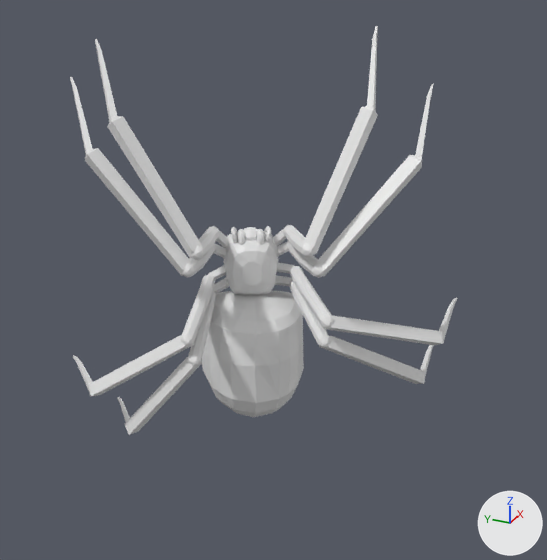
What one commit did to the OBJ model resources/models/Normalized/Insect/m20.obj.
Camera for both pictures: a 50 mm camera at (-1.427, -0.689, 0.76) aimed at (0.005, -0.044, 0.044). The axes (+X, +Y, +Z) are drawn at lower right. The lights are the same throughout. Where no turn or scale is listed for an object, it has been applied to the vertices.

In view in the first picture: 'm20'.
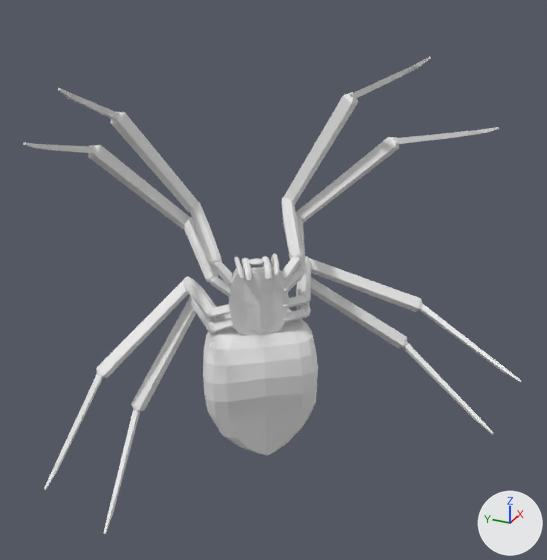
Patch to the scene script:
```diff
--- a/resources/models/Normalized/Insect/m20.obj.py
+++ b/resources/models/Normalized/Insect/m20.obj.py
@@ me_m20 @@
-me_m20.from_pydata(...)  # 5499 vertices, 10682 faces; spans x -0.248..0.481, y -0.417..0.554, z -0.435..0.565
+me_m20.from_pydata(...)  # 5004 vertices, 9699 faces; spans x -0.471..0.297, y -0.6..0.358, z -0.437..0.563
+# me_m20 part 1: the loose piece of 394 vertices spanning x 0.034..0.101, y 0.065..0.103, z 0.095..0.133 is multiplied about the mesh origin by the matrix ((-0.485, -0.86, -0.011), (-0.86, 0.485, 0.015), (0.007, -0.017, 0.987))
+# me_m20 part 2: the loose piece of 346 vertices spanning x 0.039..0.104, y 0.048..0.089, z 0.079..0.128 is multiplied about the mesh origin by the matrix ((-0.485, -0.86, -0.011), (-0.86, 0.485, 0.015), (0.007, -0.017, 0.987))
+# me_m20 part 3: the loose piece of 346 vertices spanning x 0.059..0.124, y 0.009..0.05, z 0.079..0.128 is multiplied about the mesh origin by the matrix ((-0.485, -0.86, -0.011), (-0.86, 0.485, 0.015), (0.007, -0.017, 0.987))
+# me_m20 part 4: the loose piece of 394 vertices spanning x 0.071..0.135, y -0.004..0.037, z 0.095..0.133 is multiplied about the mesh origin by the matrix ((-0.485, -0.86, -0.011), (-0.86, 0.485, 0.015), (0.007, -0.017, 0.987))
+# me_m20 part 5: the loose piece of 542 vertices spanning x 0.053..0.094, y 0.026..0.065, z 0.096..0.13 is multiplied about the mesh origin by the matrix ((-0.485, -0.86, -0.011), (-0.86, 0.485, 0.015), (0.007, -0.017, 0.987))
+# me_m20 part 6: the loose piece of 74 vertices spanning x -0.197..0.048, y 0.236..0.458, z -0.435..-0.316 is multiplied about the mesh origin by the matrix ((-0.485, -0.86, -0.011), (-0.86, 0.485, 0.015), (0.007, -0.017, 0.987))
+# me_m20 part 7: the loose piece of 45 vertices spanning x -0.211..-0.159, y 0.024..0.233, z 0.16..0.43 is multiplied about the mesh origin by the matrix ((-0.485, -0.86, -0.011), (-0.86, 0.485, 0.015), (0.007, -0.017, 0.987))
+# me_m20 part 8: the loose piece of 74 vertices spanning x -0.234..-0.002, y 0.306..0.554, z -0.296..-0.204 is multiplied about the mesh origin by the matrix ((-0.485, -0.86, -0.011), (-0.86, 0.485, 0.015), (0.007, -0.017, 0.987))
+# me_m20 part 9: the loose piece of 48 vertices spanning x -0.09..0.121, y -0.339..-0.171, z 0.111..0.342 is multiplied about the mesh origin by the matrix ((-0.485, -0.86, -0.011), (-0.86, 0.485, 0.015), (0.007, -0.017, 0.987))
+# me_m20 part 10: the loose piece of 58 vertices spanning x 0.105..0.133, y -0.047..0.013, z 0.049..0.095 is multiplied about the mesh origin by the matrix ((-0.485, -0.86, -0.011), (-0.86, 0.485, 0.015), (0.007, -0.017, 0.987))
+# me_m20 part 11: the loose piece of 585 vertices spanning x -0.094..0.181, y -0.101..0.18, z -0.357..-0.027 is rebuilt with 431 vertices and now spans x -0.186..0.096, y -0.174..0.098, z -0.352..-0.027
+# me_m20 part 12: the loose piece of 148 vertices spanning x -0.216..0.033, y 0.035..0.145, z -0.092..-0.019 is rebuilt with 121 vertices and now spans x -0.136..0.07, y 0.034..0.21, z -0.093..-0.02
+# me_m20 part 13: the loose piece of 142 vertices spanning x -0.209..0.039, y 0.02..0.134, z 0.112..0.188 is rebuilt with 120 vertices and now spans x -0.131..0.074, y 0.026..0.201, z 0.108..0.184
+# me_m20 part 14: the loose piece of 136 vertices spanning x -0.217..0.034, y 0.039..0.142, z 0.074..0.15 is rebuilt with 124 vertices and now spans x -0.136..0.063, y 0.034..0.216, z 0.071..0.146
+# me_m20 part 15: the loose piece of 134 vertices spanning x -0.222..0.031, y 0.046..0.147, z -0.043..0.02 is rebuilt with 114 vertices and now spans x -0.138..0.063, y 0.037..0.222, z -0.045..0.018
+# me_m20 part 16: the loose piece of 123 vertices spanning x -0.091..0.129, y -0.198..-0.032, z 0.073..0.142 is rebuilt with 103 vertices and now spans x -0.031..0.209, y -0.132..-0.005, z 0.074..0.142
+# me_m20 part 17: the loose piece of 123 vertices spanning x -0.101..0.125, y -0.178..-0.025, z 0.11..0.187 is rebuilt with 112 vertices and now spans x -0.036..0.196, y -0.124..0.013, z 0.11..0.186
+# me_m20 part 18: 18 loose pieces with 1384 vertices, spanning x -0.248..0.481, y -0.417..0.32, z -0.328..0.445, are deleted
+# me_m20 part 19: 403 vertices removed from x -0.204..0.361, y -0.243..0.496, z -0.058..0.565; 1558 vertices added at x -0.451..0.297, y -0.6..0.358, z -0.329..0.563
```

What differs and where, as boxes (x1, y1, x2, y2) in the pictures (547 x 560 px; the box of a moved part takes in the faces that stretch with it):
'm20', reshaped (29% wider, 17% taller)
    before: (70, 26, 458, 435)
    after: (23, 57, 522, 534)
part 1 of me_m20, moved or reshaped
    before: (231, 227, 238, 243)
    after: (234, 257, 244, 278)
part 2 of me_m20, moved or reshaped
    before: (238, 229, 245, 245)
    after: (241, 258, 252, 280)
part 3 of me_m20, moved or reshaped
    before: (257, 229, 264, 244)
    after: (262, 256, 273, 279)
part 4 of me_m20, moved or reshaped
    before: (264, 226, 271, 242)
    after: (270, 254, 279, 275)
part 5 of me_m20, moved or reshaped
    before: (244, 227, 258, 241)
    after: (248, 258, 264, 266)
part 6 of me_m20, moved or reshaped
    before: (117, 397, 130, 422)
    after: (104, 409, 140, 534)
part 7 of me_m20, moved or reshaped
    before: (108, 116, 202, 258)
    after: (110, 112, 199, 212)
part 8 of me_m20, moved or reshaped
    before: (73, 355, 93, 391)
    after: (44, 373, 103, 490)
part 9 of me_m20, moved or reshaped
    before: (315, 155, 422, 276)
    after: (296, 137, 399, 223)
part 10 of me_m20, moved or reshaped
    before: (277, 242, 288, 257)
    after: (283, 270, 303, 292)
part 11 of me_m20, rebuilt (13% wider, 15% taller)
    before: (202, 290, 304, 417)
    after: (203, 309, 318, 455)
part 12 of me_m20, rebuilt
    before: (187, 291, 216, 366)
    after: (189, 296, 218, 333)
part 13 of me_m20, rebuilt (10% wider, 86% taller)
    before: (190, 226, 219, 260)
    after: (190, 202, 222, 266)
part 14 of me_m20, rebuilt (89% taller)
    before: (182, 243, 216, 277)
    after: (183, 217, 219, 282)
part 15 of me_m20, rebuilt
    before: (180, 275, 215, 346)
    after: (183, 277, 216, 318)
part 16 of me_m20, rebuilt
    before: (286, 241, 325, 278)
    after: (294, 215, 307, 275)
part 17 of me_m20, rebuilt (30% narrower, 91% taller)
    before: (283, 225, 315, 257)
    after: (281, 198, 303, 260)
part 18 of me_m20, deleted
    before: (85, 84, 458, 435)
part 19 of me_m20, built on
    before: (70, 26, 378, 348)
    after: (23, 57, 522, 435)
